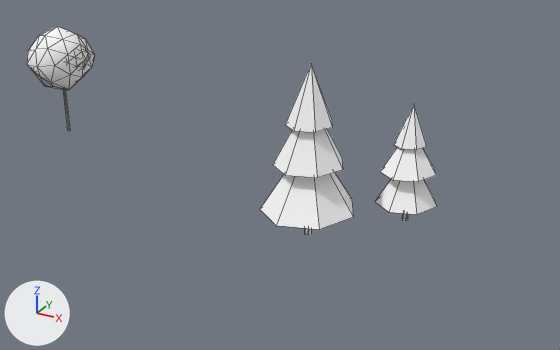
Two versions of the glTF model cities/arlov-borggatan/pack/tiles/c1_-8.glb, one commit apart.
Rendered twice from a 50 mm camera at (126.4, -504.9, 34.5) aimed at (102.8, -462.0, 13.0). Every picture has the same lights, and +X, +Y and +Z are marked at lower left. The first picture is the older version. Mesh edges are drawn as thin lines. Vertices at exactly the same position are counted once.

Objects in the first picture: 'SM_Trees_1_-8'.
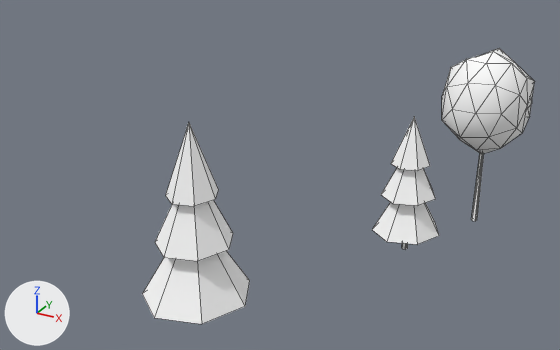
What the commit changed:
me_sm_trees_1__8 is used by ob_sm_trees_1__8; location (93.71, -460.46, 15.78); scale (20.1, 20.1, 20.1).
me_sm_trees_1__8 had 210 vertices, 318 faces and spanned x -1.0..1.0, y -0.42..0.42, z -0.33..0.33.
me_sm_trees_1__8 now has 210 vertices, 318 faces and spans x -0.64..0.64, y -1.0..1.0, z -0.51..0.51.
me_sm_trees_1__8 part 1: the loose piece of 12 vertices spanning x -0.87..-0.86, y 0.28..0.29, z -0.33..-0.12 is scaled about its middle by (2.62, 2.63, 0.966), then moved by (0.45, -1.04, -0.18).
me_sm_trees_1__8 part 2: the loose piece of 12 vertices spanning x 0.65..0.67, y -0.29..-0.27, z -0.22..-0.09 is scaled about its middle by 1.29, then moved by (-0.46, 0.56, -0.24).
me_sm_trees_1__8 part 3: the loose piece of 12 vertices spanning x 0.89..0.91, y -0.07..-0.05, z -0.21..-0.11 is scaled about its middle by (1.72, 1.73, 4.55), then moved by (-0.47, 0.83, -0.1).
me_sm_trees_1__8 part 4: the loose piece of 8 vertices spanning x 0.81..1.0, y -0.16..0.04, z -0.15..0.03 is scaled about its middle by 2.54, then moved by (-1.31, -0.69, -0.1).
me_sm_trees_1__8 part 5: the loose piece of 8 vertices spanning x 0.56..0.77, y -0.38..-0.17, z 0.01..0.23 is scaled about its middle by (1.61, 1.61, 1.79), then moved by (-1.07, -0.48, -0.04).
me_sm_trees_1__8 part 6: the loose piece of 8 vertices spanning x 0.59..0.73, y -0.35..-0.2, z 0.14..0.33 is scaled about its middle by (1.6, 1.6, 1.79), then moved by (-1.07, -0.48, 0.05).
me_sm_trees_1__8 part 7: the loose piece of 8 vertices spanning x 0.52..0.81, y -0.42..-0.13, z -0.14..0.11 is scaled about its middle by (1.19, 1.19, 1.36), then moved by (-0.46, 0.56, -0.19).
me_sm_trees_1__8 part 8: the loose piece of 8 vertices spanning x 0.82..0.99, y -0.15..0.02, z -0.04..0.11 is scaled about its middle by (1.61, 1.61, 1.92), then moved by (-0.7, 0.34, -0.06).
me_sm_trees_1__8 part 9: the loose piece of 8 vertices spanning x 0.85..0.95, y -0.11..-0.01, z 0.05..0.19 is scaled about its middle by (1.96, 1.96, 1.92), then moved by (-0.7, 0.34, 0.02).
me_sm_trees_1__8 part 10: a new loose piece of 42 vertices spanning x 0.18..0.64, y 0.54..1.0, z -0.07..0.51, in mat_m_leaf (white #ffffff).
me_sm_trees_1__8 part 11: the loose piece of 42 vertices spanning x -1.0..-0.73, y 0.14..0.42, z -0.13..0.16 is deleted.
me_sm_trees_1__8 part 12: the loose piece of 42 vertices spanning x -0.89..-0.72, y 0.2..0.36, z -0.04..0.09 is deleted.
Other edits to the shape of me_sm_trees_1__8 do not show in these pictures.
Object 'SM_Trees_1_-8' (ob_sm_trees_1__8) moves from (93.71, -460.46, 15.78) to (109.41, -464.97, 15.37).
Object 'SM_Trees_1_-8' (ob_sm_trees_1__8) is rescaled from (20.1, 20.1, 20.1) to (12.4, 12.4, 12.4).

Where the change shows, as pixel boxes [x1, y1, x2, y2] in the pictures (560 x 350 px; the box of a moved part takes in the faces that stretch with it):
'SM_Trees_1_-8', reshaped, moved, rescaled (33% taller)
    before: [27, 27, 437, 235]
    after: [142, 48, 535, 324]
part 1 of me_sm_trees_1__8, moved or reshaped (not visible afterwards)
    before: [63, 90, 71, 131]
part 2 of me_sm_trees_1__8, moved or reshaped
    before: [305, 228, 312, 235]
    after: [402, 243, 408, 249]
part 3 of me_sm_trees_1__8, moved or reshaped
    before: [403, 213, 408, 221]
    after: [471, 154, 484, 221]
part 4 of me_sm_trees_1__8, moved or reshaped
    before: [375, 179, 437, 215]
    after: [142, 251, 250, 324]
part 5 of me_sm_trees_1__8, moved or reshaped
    before: [273, 129, 343, 178]
    after: [155, 200, 233, 261]
part 6 of me_sm_trees_1__8, moved or reshaped
    before: [285, 64, 333, 132]
    after: [166, 123, 219, 206]
part 7 of me_sm_trees_1__8, moved or reshaped
    before: [260, 173, 354, 229]
    after: [372, 202, 439, 245]
part 8 of me_sm_trees_1__8, moved or reshaped
    before: [380, 147, 436, 182]
    after: [381, 168, 436, 206]
part 9 of me_sm_trees_1__8, moved or reshaped
    before: [394, 104, 427, 150]
    after: [391, 116, 430, 171]
part 10 of me_sm_trees_1__8, added
    after: [442, 48, 535, 154]
part 11 of me_sm_trees_1__8, deleted
    before: [27, 27, 95, 90]
part 12 of me_sm_trees_1__8, deleted
    before: [72, 51, 91, 68]
